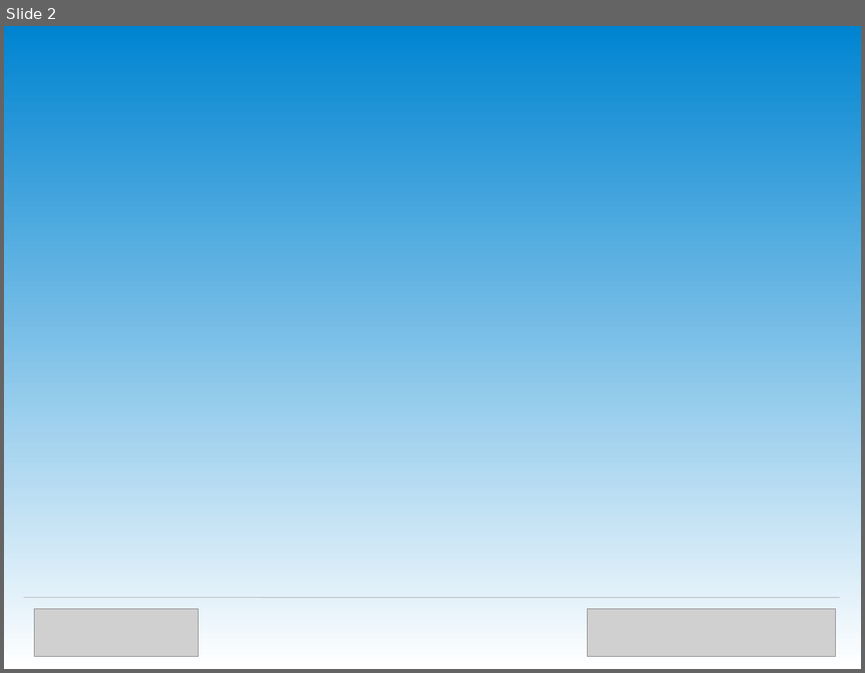
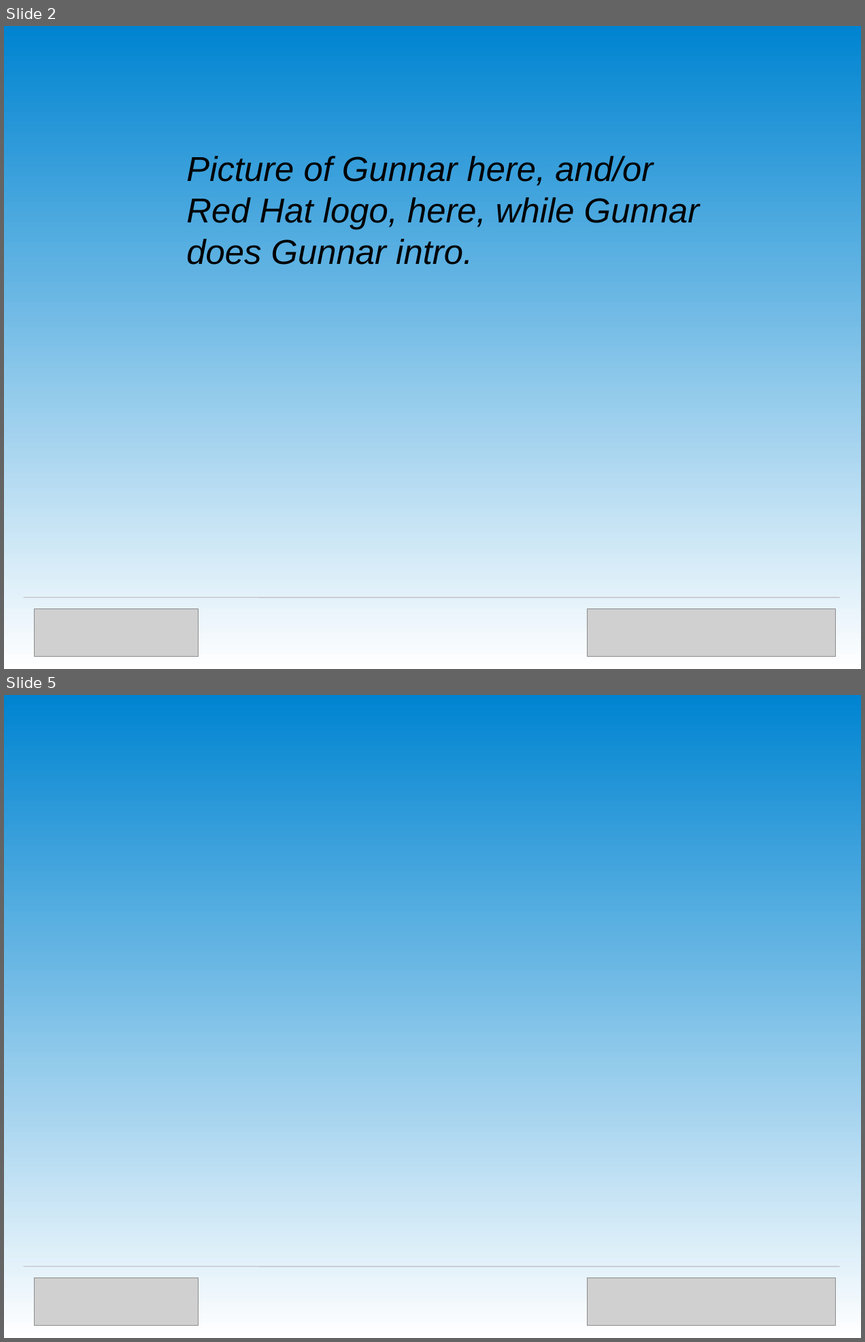
Before and after one commit to OpenTechStrategies/timelines, a slide deck: us-govt-open-source.odp. Shown one above the other, each under a label of ours: slide 2 before the commit, slides 2 and 5 after it; the slides between them are not shown. The pictures are 865x673 and 865x1342 pixels, drawn with LibreOffice and Linux fonts; fonts in the diff are those of the drawing; grey boxes stand for pictures. Boxes give left, top, right and bottom in pixels: in the first picture for what was removed or moved away, otherwise in the second. Text is boxed around its words. In the diff, an @@ line names an element or a change of style, - is before the commit and + after.

```diff
--- a/us-govt-open-source.odp
+++ b/us-govt-open-source.odp
@@ slide 2 added at box(4, 26, 861, 669), background gradient #0084D1 to #FFFFFF @@
@@ text added at box(186, 156, 699, 265), 32 pt, text #000000, italic @@
+Picture of Gunnar here, and/or Red Hat logo, here, while Gunnar does Gunnar intro.
@@ line added from (24, 597) to (840, 597), #C0C0C0 0.71 pt @@
@@ picture added at box(35, 609, 198, 656) @@
@@ picture added at box(587, 609, 835, 656) @@
@@ what was slide 2 is now slide 5 @@
```
Also in this commit, not shown: 1 slide changed, 11 other slides added.
